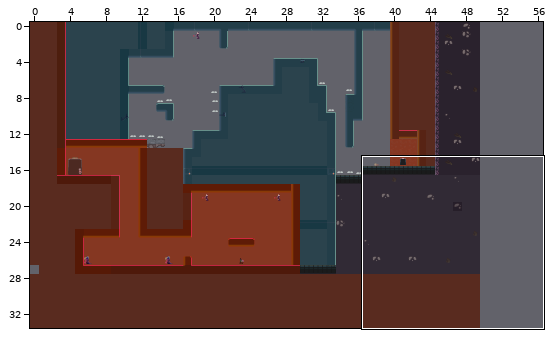
Two states of a Tiled map (JSON), Eudaemon/assets/levels/level9.json. Above, an overview of the earlier version with the close-up marked.
Close-up. Earlier state:
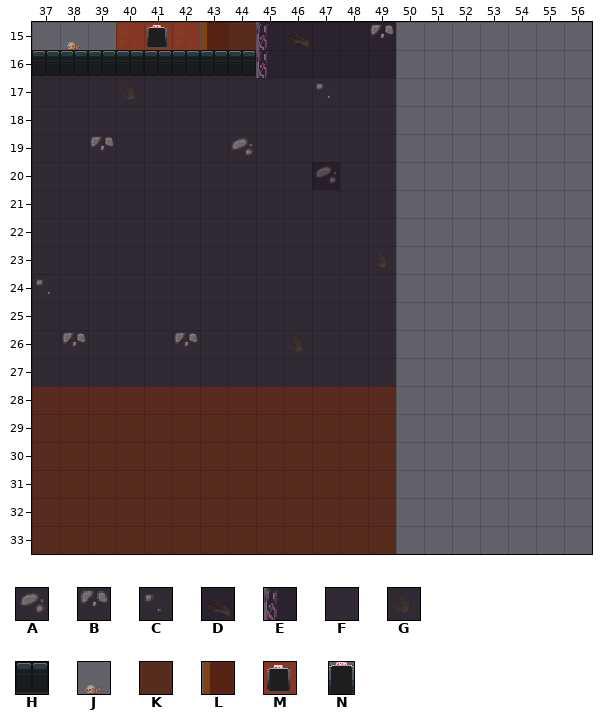
Cells are 32x32 px. Shown: x 37..56, y 15..33. The commit also changed other parts of the map, which this record leaves out. The old version is drawn lined up with the new one.
Key: from "Eudaemon Tilleset": A 12 "DeepDirt1x1C", B 16 "DirtDeepDirt1x1D", C 53 "DeepDirt1x1D", D 89 "CorruptedDirtC", E 92 "CorruptedLeftA", F 104 "CorruptedDirtA", G 105 "CorruptedDirtB", H 143 "TiledFloorA", J 161 "skulls", K 242 "RedMetalPlatformExterior", L 251 "RedMetalPlatformExterior", M 281 "RedBGConcreteC", N 336 "exit".
_ is an empty cell.
Objects are placed by their top-left corner, in cells (3,4 is the top-left corner of cell 3,4); size is 1x1 cell unless given.
Layer "TileLayerBG2" before, first column x 37:
15 ___MMM_K____________
16 FFFFFFFF____________
17 FFFGFFFFFFCFF_______
18 FFFFFFFFFFFFF_______
19 FFBFFFFAFFFFF_______
20 FFFFFFFFFFFFF_______
21 FFFFFFFFFFFFF_______
22 FFFFFFFFFFFFF_______
23 FFFFFFFFFFFFG_______
24 CFFFFFFFFFFFF_______
25 FFFFFFFFFFFFF_______
26 FBFFFBFFFGFFF_______
27 FFFFFFFFFFFFF_______
28 KKKKKKKKKKKKK_______
29 KKKKKKKKKKKKK_______
30 KKKKKKKKKKKKK_______
31 KKKKKKKKKKKKK_______
32 KKKKKKKKKKKKK_______
33 KKKKKKKKKKKKK_______
Layer "TileLayerFG" before, first column x 37:
15 ______L_EDFFB_______
16 HHHHHHHHEFFFF_______
17 ____________________
18 ____________________
19 ____________________
20 ____________________
21 ____________________
22 ____________________
23 ____________________
24 ____________________
25 ____________________
26 ____________________
27 ____________________
28 ____________________
29 ____________________
30 ____________________
31 ____________________
32 ____________________
33 ____________________
Objects on layer "ObjectLayer" before:
N "Exit" at 41.1,15.1 size 0.7x0.8
After:
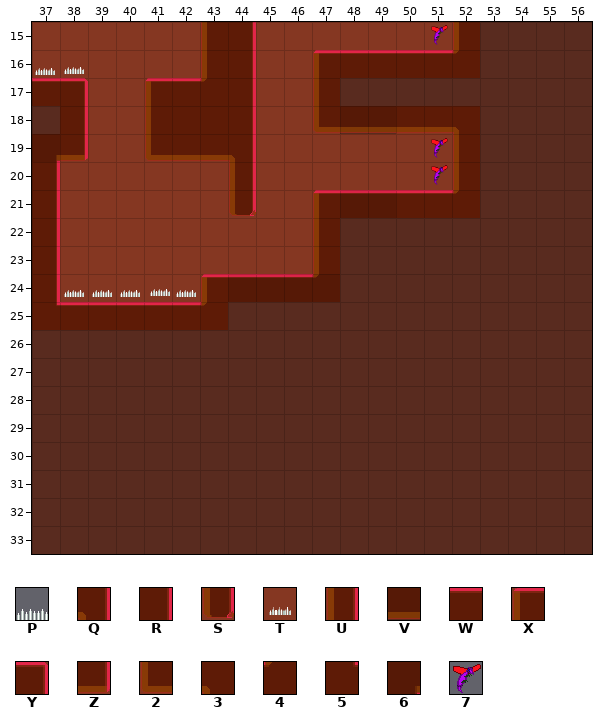
Further tiles: from "Eudaemon Tilleset": P 86 "spike", Q 243 "RedMetalPlatformExterior", R 252 "RedMetalPlatformExterior", S 263 "RedMetalPlatformRightEnd", T 278 "RedMetalWallBGA", U 297 "RedMetalPlatformDVert", V 300 "RedMetalPlatformExterior", W 301 "RedMetalPlatformExterior", X 314 "RedMetalPlatformExterior", Y 315 "RedMetalPlatformExterior", Z 316 "RedMetalPlatformExterior", 2 317 "RedMetalPlatformExterior", 3 323 "RedMetalPlatformExterior", 4 324 "RedMetalPlatformExterior", 5 325 "RedMetalPlatformExterior", 6 326 "RedMetalPlatformExterior", 7 335 "TrackingFlyingRed".
See-through tiles are keyed as they look on the map.
Changes in this commit:
Changed rows in their new state; . is an unchanged cell.
map size 50x34 -> 57x34 cells
Layer "TileLayerBG2":
first column x 37:
15 TTT.T.TTTTTTTTTTKKKK
16 TTTTTTTTTTTTTTTTKKKK
17 TTTTTTTTTTTKKKKKKKKK
18 KTTTTTTTTTTKKTTTKKKK
19 KTTTTTTTTTTTTTTTKKKK
20 TTTTTTTTTTTTTTTTKKKK
21 TTTTTTTTTTTKKTTTKKKK
22 TTTTTTTTTTTKKKKKKKKK
23 TTTTTTTTTTTKKKKKKKKK
24 TTTTTTTKKKKKKKKKKKKK
25 TTTTTTTKKKKKKKKKKKKK
26 KKKKKKKKKKKKKKKKKKKK
27 KKKKKKKKKKKKKKKKKKKK
28 .............KKKKKKK
29 .............KKKKKKK
30 .............KKKKKKK
31 .............KKKKKKK
32 .............KKKKKKK
33 .............KKKKKKK
Layer "TileLayerBG":
first column x 38:
15 _
first column x 47:
20 _
Layer "TileLayerFG":
first column x 37:
15 .......R_____..L
16 ______LR__XWWWW4
17 WY..XW4R..L.....
18 .R..LKKR..2VVVV3
19 6Z..2VVQ.......L
20 R......U.......L
21 R......S..XWWWW4
22 R.........L.....
23 R.........L.....
24 R.....XWWW4.....
25 5WWWWW4.........
Layer "ObjectLayer":
changed: N "Exit" at 41.1,15.1 size 0.7x0.8 -> outside this view
added: 7 "FlyRed" at 51.2,15.1 size 0.7x0.8
added: P "Spike" at 38.2,16.2 size 0.7x0.7
added: P "Spike" at 37.1,16.2 size 0.7x0.7
added: 7 "FlyRed" at 51.2,19.1 size 0.7x0.8
added: 7 "FlyRed" at 51.2,20.1 size 0.7x0.8
added: P "Spike" at 41.2,24.1 size 0.7x0.7
added: P "Spike" at 38.1,24.1 size 0.7x0.7
added: P "Spike" at 39.1,24.1 size 0.7x0.7
added: P "Spike" at 40.1,24.1 size 0.7x0.7
added: P "Spike" at 42.2,24.1 size 0.7x0.7
